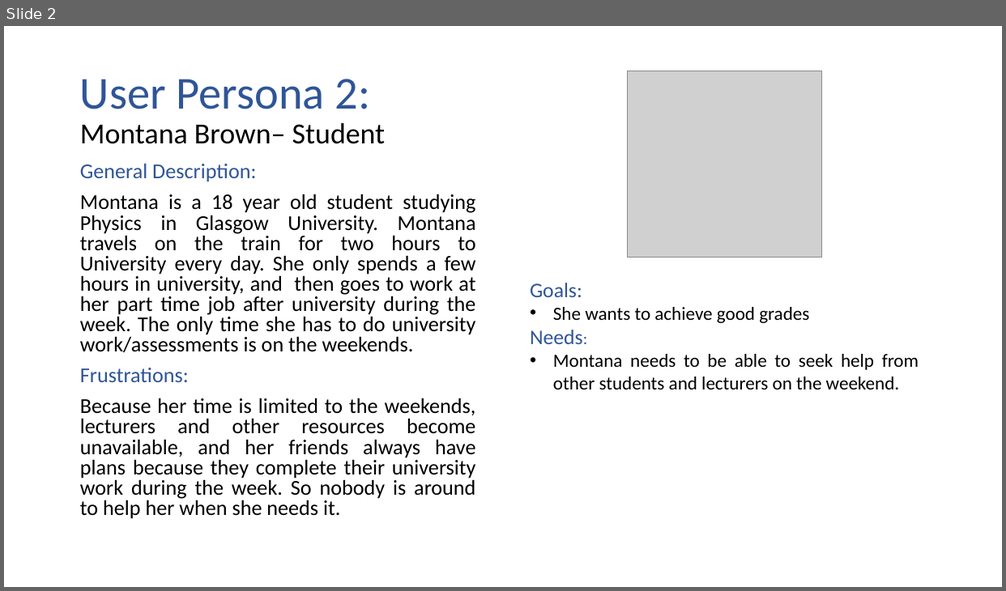
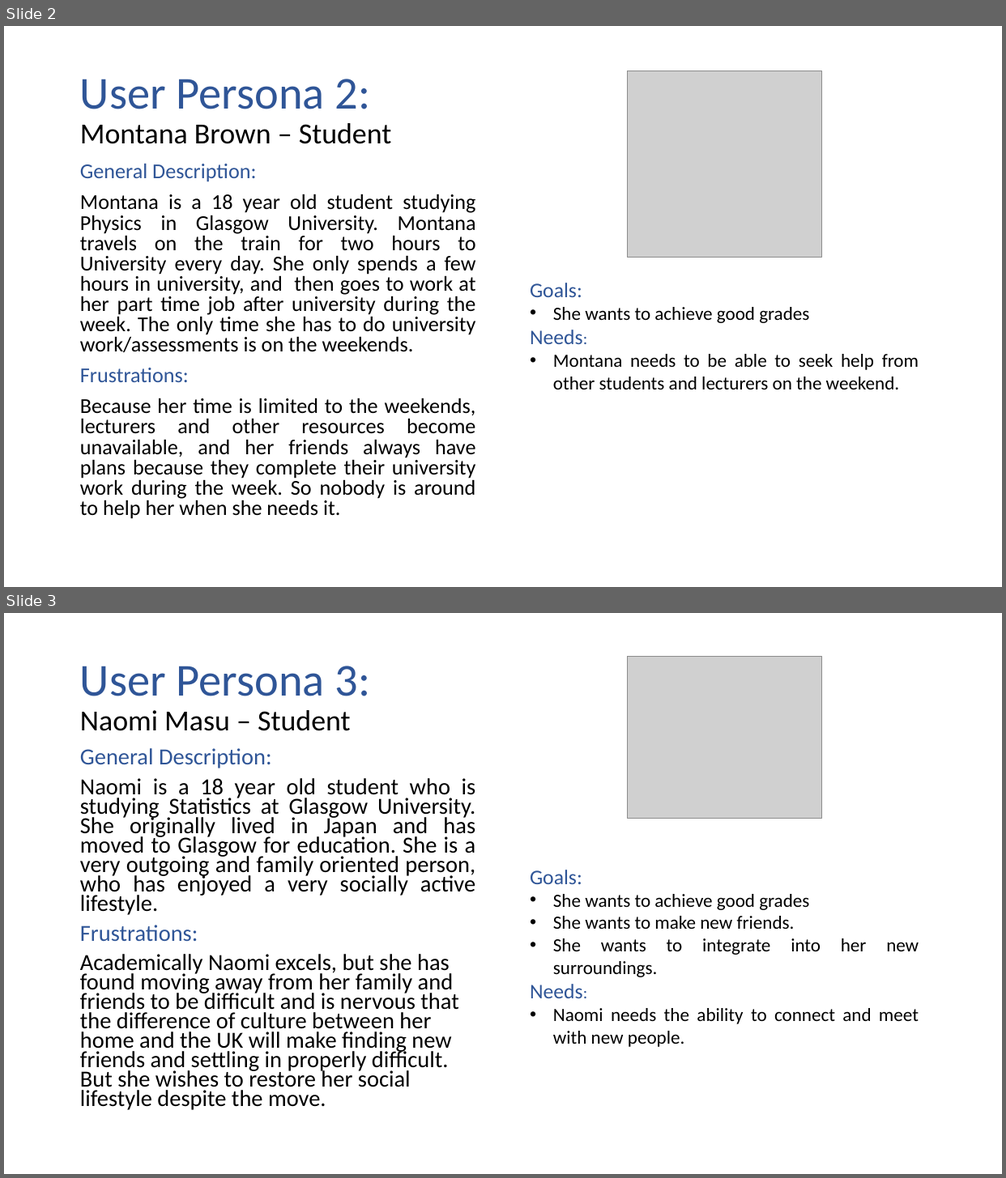
Before and after one commit to 2324127m/Lab3TeamB, a slide deck: persona/Personas2.pptx. Shown one above the other, each under a label of ours: slide 2 before the commit, slides 2 and 3 after it. The pictures are 1006x591 and 1006x1178 pixels, drawn with LibreOffice and Linux fonts; fonts in the diff are those of the drawing; grey boxes stand for pictures. Boxes give left, top, right and bottom in pixels: in the first picture for what was removed or moved away, otherwise in the second. Text is boxed around its words. In the diff, an @@ line names an element or a change of style, - is before the commit and + after.

Commit message:
add additional personas (foreign student, lecturer)

```diff
--- a/persona/Personas2.pptx
+++ b/persona/Personas2.pptx
@@ slide 3 added at (4,613,1002,1174), background #FFFFFF @@
@@ picture added at (628,657,822,818) @@
@@ title added at (80,666,371,731), 28 pt, text #000000 @@
+User Persona 3:
+Naomi Masu – Student
@@ text added at (80,748,476,1110), 22.2 pt, text #000000 @@
+General Description:
+Naomi is a 18 year old student who is studying Statistics at Glasgow University. She originally lived in Japan and has moved to Glasgow for education. She is a very outgoing and family oriented person, who has enjoyed a very socially active lifestyle.
+Frustrations:
+Academically Naomi excels, but she has found moving away from her family and friends to be difficult and is nervous that the difference of culture between her home and the UK will make finding new friends and settling in properly difficult. But she wishes to restore her social lifestyle despite the move.
@@ text added at (530,870,918,1047), 18 pt, text #000000 @@
+Goals:
+• She wants to achieve good grades
+• She wants to make new friends.
+• She wants to integrate into her new surroundings.
+Needs:
+• Naomi needs the ability to connect and meet with new people.
@@ slide 2 changed as well @@
@@ title at (80,79,392,144): spaces changed @@
-User Persona 2:
-Montana Brown– Student
+User Persona 2:
+Montana Brown – Student
```
Also in this commit, not shown: 1 other slide changed, 1 other slide added.
